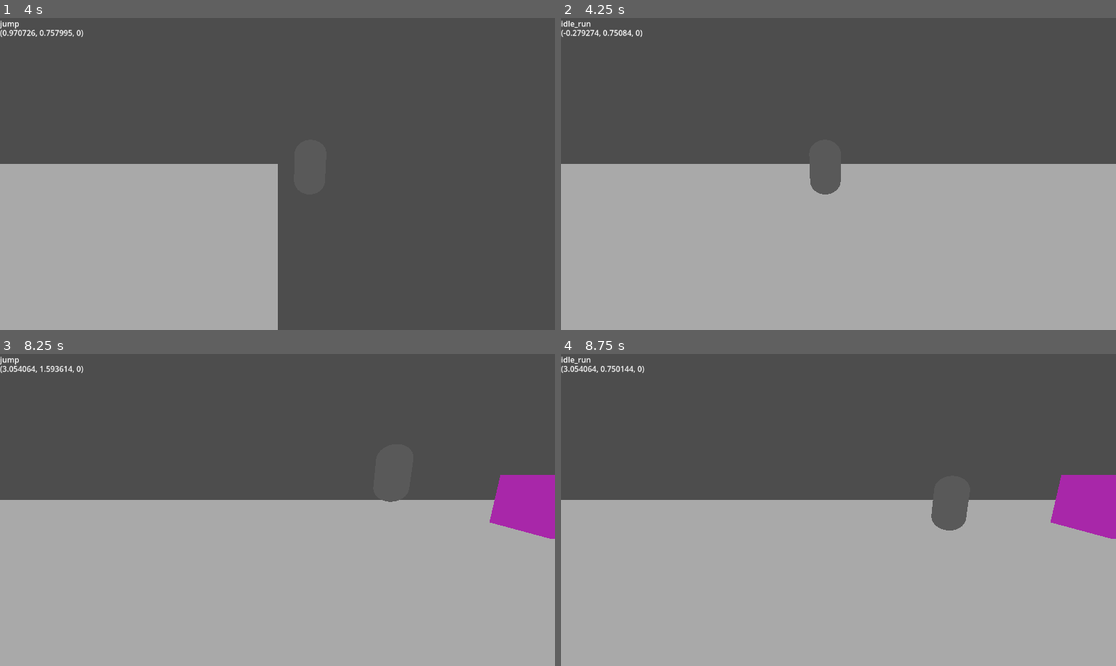
Above: before the commit, frames 1-4 (two rows, left to right).
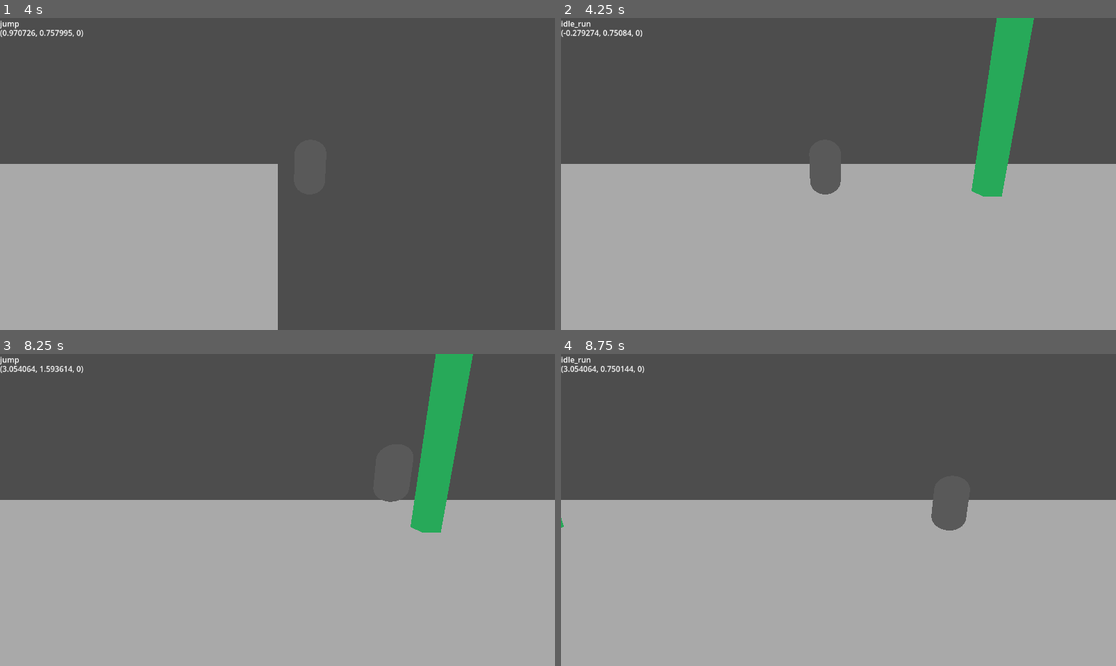
Above: after the commit, the same moments.

Repository: SHyguymoll/EternityGame_STRTeam
Game: Godot game, scene res://scenes/game.tscn
The game is run twice, just before and just after one commit, with the same random seed, the same clock (stepped at 60 frames per second) and the same inputs.
Inputs:
- Up to frame 1 (4 s): hold Right (player_right) 0.53-1.28 s; tap X (player_jump) at 0.77, 1.52, 3.02, 3.77 s; hold Down (player_down) 1.28-2.03 s; hold Right (player_right) 2.03-3.53 s; tap Enter at 2.75 s; hold Left (player_left) from 3.53 s (still down)
- Up to frame 2 (4.25 s): keep holding Left (player_left)
- Up to frame 3 (8.25 s): tap X (player_jump) at 4.52, 6.02, 6.77, 7.52 s; release Left (player_left) at 5.03 s; hold Down (player_down) 5.03-5.78 s; hold Right (player_right) 5.78-8.03 s; hold Down (player_down) from 8.03 s (still down)
- Up to frame 4 (8.75 s): keep holding Down (player_down)

Frame 1 is identical in both runs. In frame 2, 3.5% of the frame differs, in the area x 73-86%, y 0-58%; in frame 3, 5.5%, in the area x 73-100%, y 0-60%; in frame 4, 2.0%.

Commit message:
revamped enemy spawning, fixed enemy moving snafu

Diff:
--- a/scenes/game.tscn
+++ b/scenes/game.tscn
@@ -65,10 +65,10 @@
 shape = SubResource("WorldBoundaryShape3D_1v2xh")
 
 [node name="Enemies" type="Node3D" parent="."]
-transform = Transform3D(1, 0, 0, 0, 1, 0, 0, 0, 1, 7.5, 0, 0)
+transform = Transform3D(1, 0, 0, 0, 1, 0, 0, 0, 1, 10, 0, 0)
 
 [node name="EnemyDestroyer" type="Area3D" parent="."]
-transform = Transform3D(1, 0, 0, 0, 1, 0, 0, 0, 1, -7.5, 0, 0)
+transform = Transform3D(1, 0, 0, 0, 1, 0, 0, 0, 1, -10, 0, 0)
 collision_layer = 0
 collision_mask = 4
 script = ExtResource("3_4ej1v")
--- a/scenes/player.tscn
+++ b/scenes/player.tscn
@@ -14,7 +14,7 @@
 
 [node name="Player" type="CharacterBody3D"]
 transform = Transform3D(1, 0, 0, 0, 1, 0, 0, 0, 1, 0, 1.18789, 0)
-collision_layer = 0
+collision_layer = 2
 axis_lock_angular_x = true
 axis_lock_angular_y = true
 axis_lock_angular_z = true
--- a/scripts/enemy.gd
+++ b/scripts/enemy.gd
@@ -16,7 +16,7 @@
 
 
 func _process(delta: float) -> void:
-	position.x += delta * speed
+	position.x -= delta * speed
 
 
 func _on_area_entered(area: Area3D) -> void:
--- a/scripts/game.gd
+++ b/scripts/game.gd
@@ -2,22 +2,30 @@
 
 @onready var _ground : Node3D = $GroundPlaceholder
 var time_in_game : float = 0.0
-var time_since_enemy : float = 0.0
+var time_since_enemy : float = 0.5
 
-const ENEMY_SPAWN_CHANCE : float = 0.8
+const ENEMY_SPAWN_MOD_GAP : float = 0.05
+const ENEMY_SPAWN_TIME_GAP : float = 4.0
+const INITIAL_PEACE : float = 30.0
 @export var enemy_scene : PackedScene
 
 func _process(delta: float) -> void:
 	_ground.position.x = fmod(_ground.position.x - (delta * 100), 100)
 	time_in_game += delta
-	time_since_enemy += delta
-	if randf() * clampf(time_since_enemy/10.0, 0.0, 1.0) > ENEMY_SPAWN_CHANCE:
+	time_since_enemy = max(time_since_enemy - delta, 0.0)
+	if time_since_enemy != 0.0: # no initial enemy jumpscares
+		return
+	if fmod(time_in_game, ENEMY_SPAWN_TIME_GAP / max(1.0, ((time_in_game - INITIAL_PEACE + 0.001)/INITIAL_PEACE))) < ENEMY_SPAWN_MOD_GAP:
 		var new_enemy : Enemy = enemy_scene.instantiate()
 		new_enemy.enemy_type = randi_range(0, len(Enemy.EnemyTypes) - 1)
+		new_enemy.speed = 25
+		print(new_enemy, " ", Enemy.EnemyTypes.keys()[new_enemy.enemy_type])
 		$Enemies.add_child(new_enemy)
-		time_since_enemy = 0.0
+		time_since_enemy = 0.5
 
 
 func _on_enemy_destroyer_area_entered(area: Area3D) -> void:
 	area.queue_free()
+
+func _enemy_hit_player(player_area: Area3D):
 	pass
